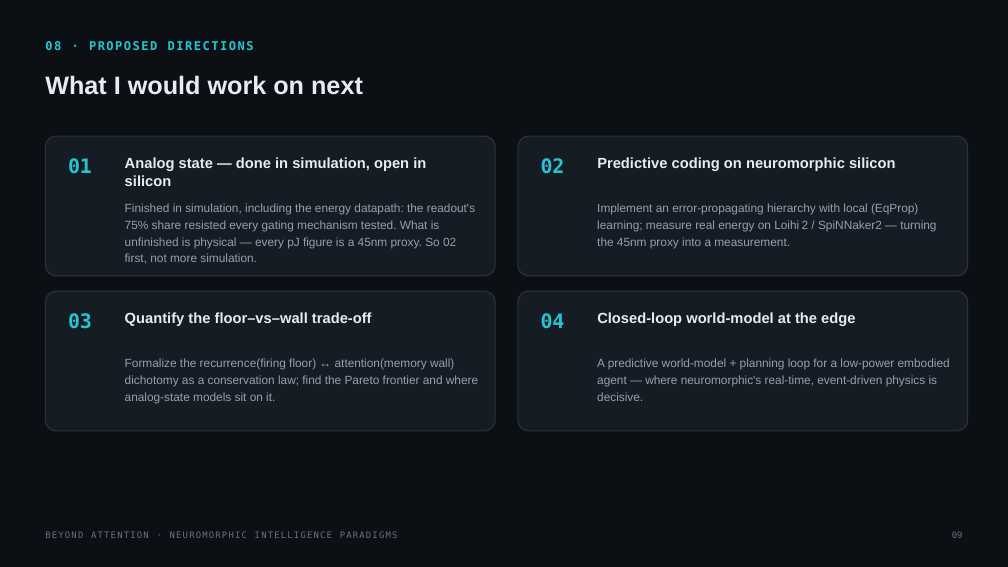
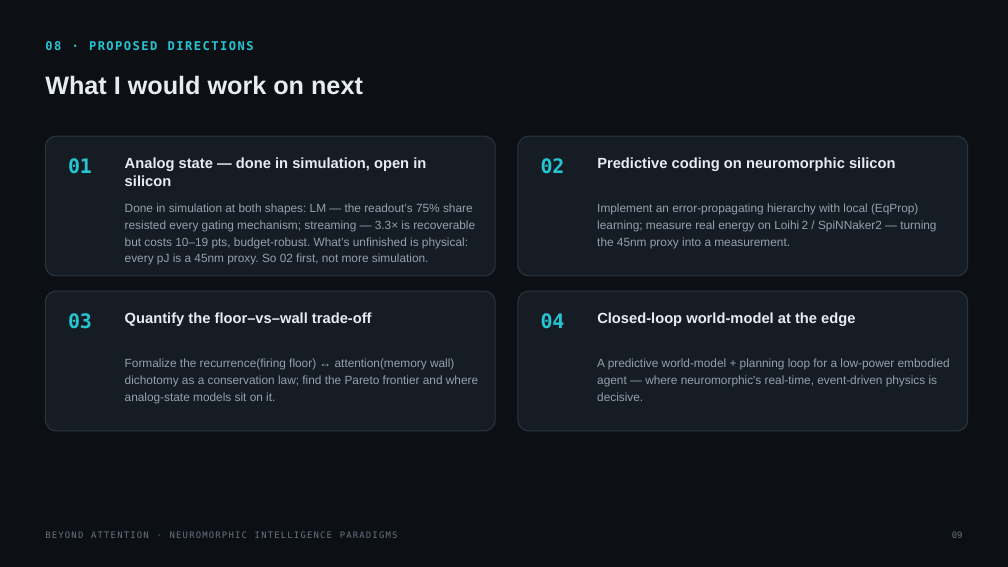
Before and after one commit to zeyuyuyu/sparsity-ceiling, a slide deck: slide 9 of talk/beyond_attention_paradigms.pptx. Drawn at 1008x567 pixels with LibreOffice and Linux fonts; fonts in the diff are those of the drawing. Boxes give left, top, right and bottom in pixels: in the first picture for what was removed or moved away, otherwise in the second. Text is boxed around its words. In the diff, an @@ line names an element or a change of style, - is before the commit and + after.

```diff
--- a/talk/beyond_attention_paradigms.pptx
+++ b/talk/beyond_attention_paradigms.pptx
@@ text at box(125, 203, 475, 265): text changed @@
-Finished in simulation, including the energy datapath: the readout's 75% share resisted every gating mechanism tested. What is unfinished is physical — every pJ figure is a 45nm proxy. So 02 first, not more simulation.
+Done in simulation at both shapes: LM — the readout’s 75% share resisted every gating mechanism; streaming — 3.3× is recoverable but costs 10–19 pts, budget-robust. What’s unfinished is physical: every pJ is a 45nm proxy. So 02 first, not more simulation.
```
Also in this commit, not shown: 1 other slide changed, 4 other files.
